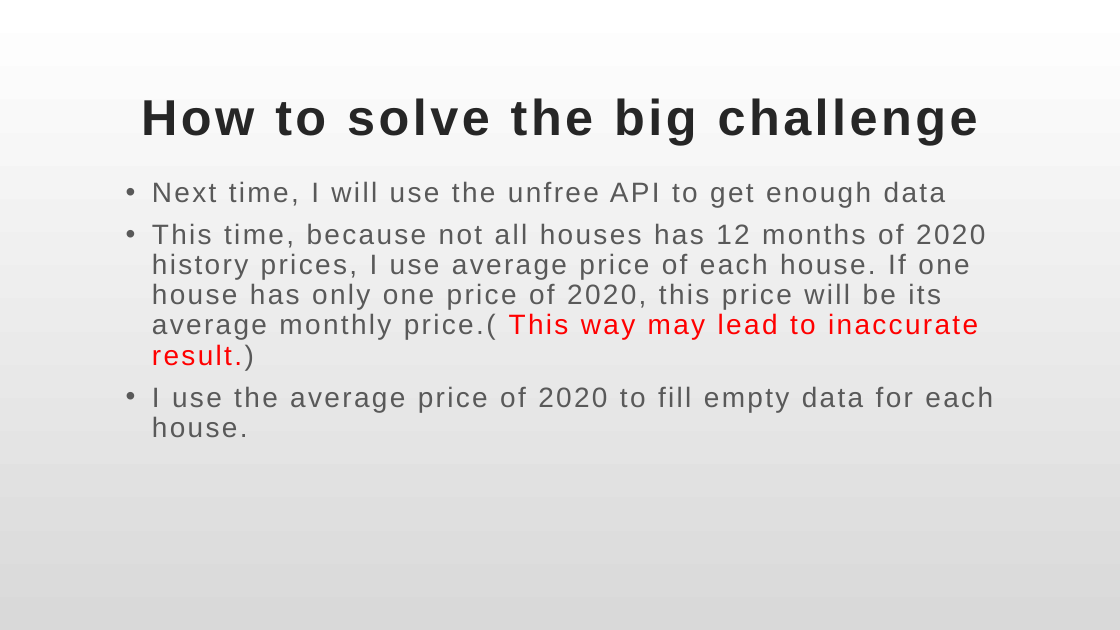
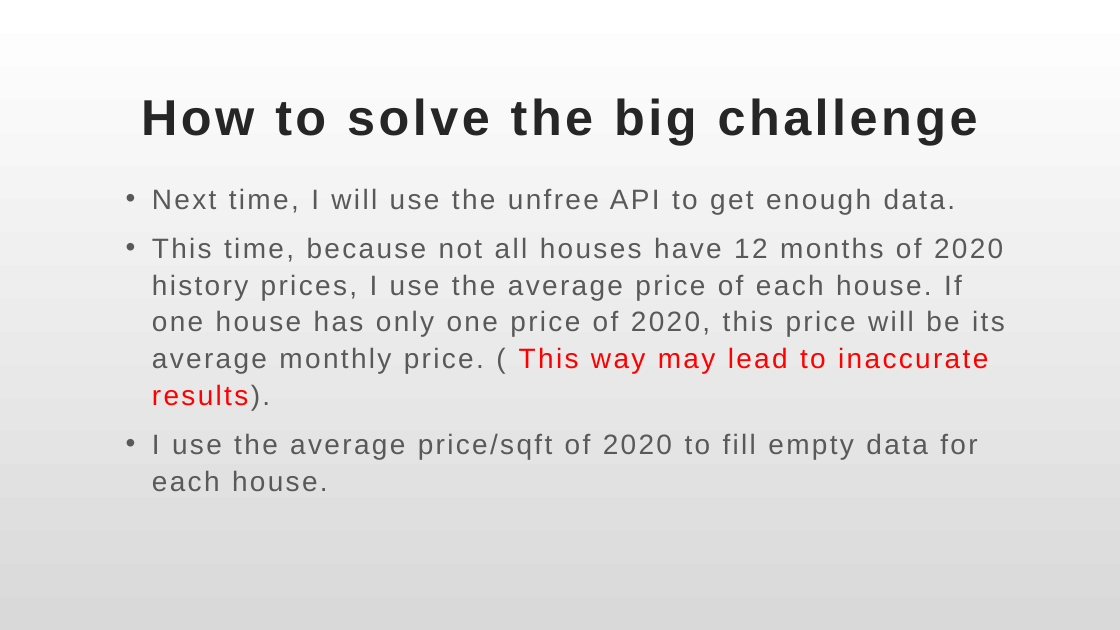
Before and after one commit to Yuehao-Wang/AIM-5001, a slide deck: slide 14 of Y_Wang_Final_Project_Presentation.pptx. Drawn at 1120x630 pixels with LibreOffice and Linux fonts; fonts in the diff are those of the drawing. Boxes give left, top, right and bottom in pixels: in the first picture for what was removed or moved away, otherwise in the second. Text is boxed around its words. In the diff, an @@ line names an element or a change of style, - is before the commit and + after.

```diff
--- a/Y_Wang_Final_Project_Presentation.pptx
+++ b/Y_Wang_Final_Project_Presentation.pptx
@@ subtitle at (152, 188, 1005, 491): text changed @@
-• Next time, I will use the unfree API to get enough data
-• This time, because not all houses has 12 months of 2020 history prices, I use average price of each house. If one house has only one price of 2020, this price will be its average monthly price.( This way may lead to inaccurate result.)
-• I use the average price of 2020 to fill empty data for each house.
+• Next time, I will use the unfree API to get enough data.
+• This time, because not all houses have 12 months of 2020 history prices, I use the average price of each house. If one house has only one price of 2020, this price will be its average monthly price. ( This way may lead to inaccurate results).
+• I use the average price/sqft of 2020 to fill empty data for each house.
```
Also in this commit, not shown: 12 other slides changed.
